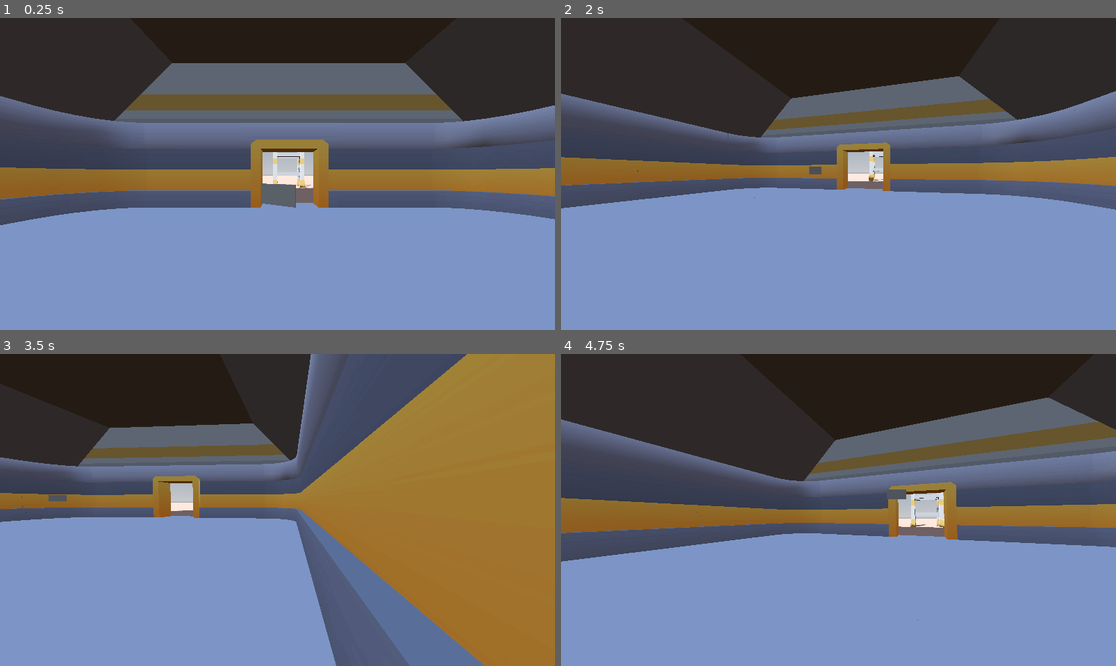
Above: before the commit, frames 1-4 (two rows, left to right).
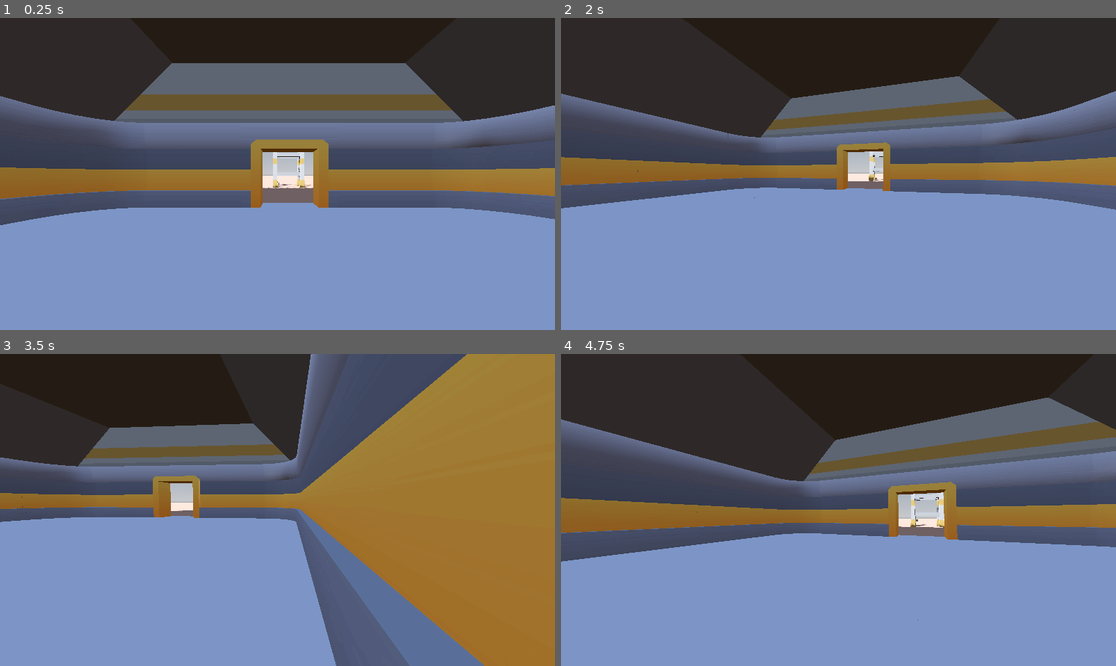
Above: after the commit, the same moments.

Repository: jnguyen2207/MeepmorpsJourney
Game: Godot game, scene res://game.tscn
Two runs of this game, one before a commit and one after it. Both use one fixed random seed, a clock stepped at 60 frames per second and the inputs below.
Inputs (mouse positions are in pixels of both pictures, inside the frame that each line leads up to):
- Up to frame 1 (0.25 s): no input
- Up to frame 2 (2 s): move the mouse to (866, 174) at 0.52 s; hold Right (ui_right) 0.53-1.28 s; hold Shift (sprint) 0.53-1.28 s; move the mouse to (810, 174) at 1.27 s; hold Left (ui_left) from 1.28 s (still down); tap Shift (sprint) at 1.35 s
- Up to frame 3 (3.5 s): move the mouse to (288, 503) at 2.02 s; release Left (ui_left) at 2.03 s; hold Shift (sprint) 2.03-2.78 s; hold Right (ui_right) from 2.03 s (still down); move the mouse to (271, 516) at 2.77 s; tap Shift (sprint) at 2.85 s
- Up to frame 4 (4.75 s): move the mouse to (877, 513) at 3.52 s; release Right (ui_right) at 3.53 s; hold Shift (sprint) 3.53-4.28 s; hold Left (ui_left) from 3.53 s (still down); move the mouse to (794, 506) at 4.27 s; tap Shift (sprint) at 4.35 s

The runs differ from the first frame. In frame 1, 0.2% of the frame differs, in the area x 47-54%, y 52-61%; in frame 2, less than 0.1%; in frame 3, less than 0.1%; in frame 4, 0.1%.

Commit message:
21/08/24

Diff:
--- a/game.tscn
+++ b/game.tscn
@@ -200,4 +200,4 @@
 transform = Transform3D(1, 0, 0, 0, 1, 0, 0, 0, 1, -8.5, 0, 20.655)
 
 [node name="key" parent="." instance=ExtResource("14_7qf4f")]
-transform = Transform3D(2.341, 0, 0, 0, 2.341, 0, 0, 0, 2.341, -9, 1.40259, 27)
+transform = Transform3D(2.341, 0, 0, 0, 2.341, 0, 0, 0, 2.341, -9, 0.40259, 5)
Not shown, changed: index/index.apple-touch-icon.png.import
Not shown, changed: index/index.icon.png.import
Not shown, changed: index/index.png.import
Not shown, changed: index/index.html
Not shown, changed: index/index.pck
Not shown, added: index/index.zip
